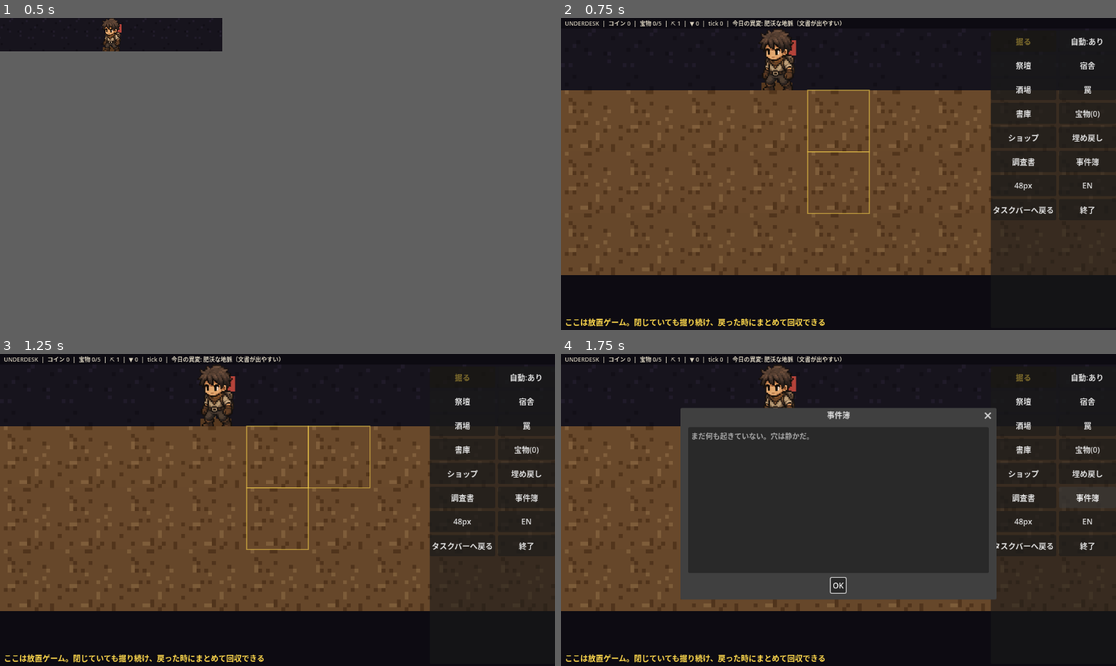
Above: before the commit, frames 1-4 (two rows, left to right).
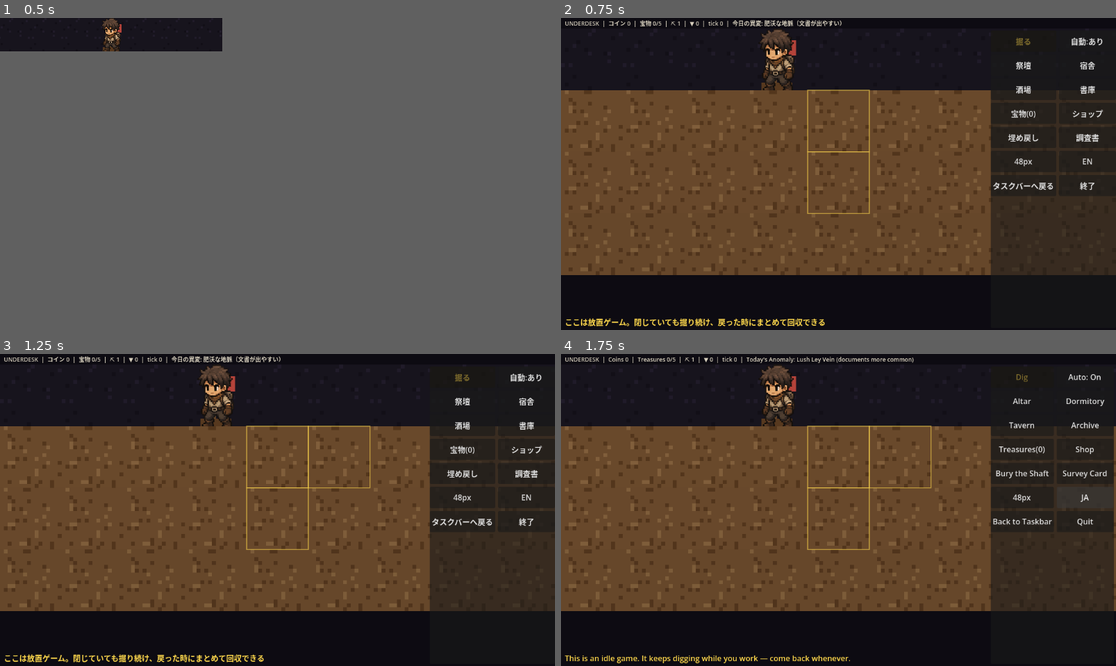
Above: after the commit, the same moments.

Repository: jinsei0604/UnderDesk
Game: Godot game, scene res://src/ui/main.tscn
The game is run twice, just before and just after one commit, with the same random seed, the same clock (stepped at 60 frames per second) and the same inputs.
Inputs (mouse positions are in pixels of both pictures, inside the frame that each line leads up to):
- Up to frame 1 (0.5 s): no input
- Up to frame 2 (0.75 s): tap Enter at 0.5 s; drag from (672, 33) to (694, 27) at 0.52 s
- Up to frame 3 (1.25 s): no input
- Up to frame 4 (1.75 s): click (771, 369) at 1.25 s, where only the run before the commit has a clickable "事件簿"

Frame 1 is identical in both runs. In frame 2, 0.9% of the frame differs, in the area x 77-98%, y 21-63%; in frame 3, 0.9%; in frame 4, 38%, in the area x 0-100%, y 0-100%.

Commit message:
Remove the intruder event system and trap room per design pivot

Diff:
--- a/data/rooms/trap.json
+++ /dev/null
@@ -1,8 +0,0 @@
-{
-	"id": "trap",
-	"name_key": "ROOM_TRAP",
-	"width": 2,
-	"height": 1,
-	"cost": { "gold": 60 },
-	"effect": "defense_add"
-}
--- a/locale/en.csv
+++ b/locale/en.csv
@@ -87,13 +87,6 @@
 DOC_013_BODY,"Yorek quit. To be precise, he stopped coming to morning roll. His pack is still here. His bunk is still h …(272 unchanged characters)…
 DOC_008_TITLE,An Old Letter - II
 DOC_008_BODY,"Dear brother. You will recall I wrote that I cannot read. I can now. I do not remember learning. One morn …(363 unchanged characters)…
-ROOM_TRAP,Trap
-UI_EVENTS,Incidents
-EVENT_INTRUDER_REPELLED,T%d Intruder (str %d / def %d) repelled. Loot +%d coins
-EVENT_INTRUDER_BREACH,T%d Intruder (str %d / def %d) broke through. %d coins
-EVENT_EMPTY,Nothing has happened yet. The hole is quiet.
-UI_INTRUDER_REPELLED,Intruder repelled (+%d coins)
-UI_INTRUDER_BREACH,An intruder stole coins (%d)
 "TUT_HINT_1","This is an idle game. It keeps digging while you work — come back whenever."
 "TUT_HINT_2","Click the strip to open the big window and cash in everything dug up."
 "TUT_HINT_3","Unearthed documents advance the story. Keep collecting — companions will join."
--- a/locale/ja.csv
+++ b/locale/ja.csv
@@ -87,13 +87,6 @@
 DOC_013_BODY,"ヨレクが辞めた。正確には、朝礼に来なくなった。荷物はそのまま、寝床もそのまま、賃金の袋もそのまま。監督は捜索を出さなかった。「下に行った者は、下で雇われている」とだけ言った。冗談だと思って、おれは笑った。誰も笑わなかった。今月から、おれの賃金袋がなぜか二つある。"
 DOC_008_TITLE,古い書簡・二
 DOC_008_BODY,"兄上へ。前の手紙で、おれが字を読めないと書いたのを覚えているだろうか。読めるようになった。習った覚えはない。ある朝、目が覚めたら、石板の文字が「ただの音の書き取り」に見えた。みんなもそうなるらしい。古株は「それは坑道の言葉を覚えたんじゃない。おまえの言葉を、向こうが覚えたんだ」と言う。どちらでもいい。給金は良い。ただ、近ごろ夢の中でおれは、兄上への手紙をあの文字で書いている。"
-ROOM_TRAP,罠
-UI_EVENTS,事件簿
-EVENT_INTRUDER_REPELLED,T%d 侵入者（強さ%d／防衛%d）を撃退した。戦利品 +%dコイン
-EVENT_INTRUDER_BREACH,T%d 侵入者（強さ%d／防衛%d）に押し入られた。%dコイン
-EVENT_EMPTY,まだ何も起きていない。穴は静かだ。
-UI_INTRUDER_REPELLED,侵入者を撃退した（+%dコイン）
-UI_INTRUDER_BREACH,侵入者にコインを奪われた（%d）
 TUT_HINT_1,ここは放置ゲーム。閉じていても掘り続け、戻った時にまとめて回収できる
 TUT_HINT_2,小窓をクリックすると大画面が開き、掘った資源をコインに換金できる
 TUT_HINT_3,文書が出土すると物語が進む。集めれば、やがて仲間が加わる
--- a/src/core/constants.gd
+++ b/src/core/constants.gd
@@ -71,20 +71,6 @@
 ## any remain (the collection grows with updates, ~100 items planned).
 const CHEST_COINS: int = 10
 
-## Intruder raids (§5.2): a low-frequency report-style event. No realtime
-## response is asked of the player; traps built in advance decide the
-## outcome, and the result lands in the event log.
-const INTRUDER_INTERVAL_TICKS: int = 30240
-const INTRUDER_STRENGTH_MIN: int = 1
-const INTRUDER_STRENGTH_MAX: int = 4
-## Coins looted from the fallen intruder per point of strength.
-const INTRUDER_REWARD_PER_STRENGTH: int = 15
-## Coins an unstopped intruder makes off with, per point of strength
-## (capped by what the hoard actually holds — never goes negative).
-const INTRUDER_THEFT_PER_STRENGTH: int = 20
-## Event log entries kept in the save (oldest dropped first).
-const EVENT_LOG_MAX: int = 20
-
 const MINION_DIG_POWER: int = 1
 ## The protagonist digs alone at first; story companions join later.
 const INITIAL_MINION_COUNT: int = 1
--- a/src/core/sim.gd
+++ b/src/core/sim.gd
@@ -7,7 +7,6 @@
 signal document_discovered(doc_id: String)
 signal item_found(item_id: String)
 signal companion_joined(companion_id: String)
-signal intruder_raid(entry: Dictionary)
 
 var tick_count: int = 0
 var grid: UDGrid
@@ -46,9 +45,6 @@
 var crystals: int = 0
 var perma: Dictionary = {}  # id -> { "level": int, "effect": String }
 var resets: int = 0
-## Replay-style report of things that happened while nobody watched
-## (§5.2 intruders). Newest last; capped at UD.EVENT_LOG_MAX entries.
-var event_log: Array[Dictionary] = []
 var _rng := RandomNumberGenerator.new()
 
 
@@ -88,7 +84,6 @@
 	for minion in minions:
 		_step_minion(minion)
 	_check_companion_joins()
-	_check_intruder()
 
 
 ## Story progression: companions join when enough documents have been
@@ -103,50 +98,6 @@
 			companions.append(id)
 			minions.append(UDMinion.create(minions.size(), UD.DEPOT_POS))
 			companion_joined.emit(id)
-
-
-## Traps built in advance are the whole defence (§5.2: no realtime
-## response). Shop/perma effects with defense_add stack in for free.
-func defense() -> int:
-	var total := 0
-	for room in rooms:
-		if str(room.get("effect", "")) == "defense_add":
-			total += 1
-	total += UDSim._effect_levels_in(upgrades, "defense_add")
-	total += UDSim._effect_levels_in(perma, "defense_add")
-	return total
-
-
-## Weekly-ish raid resolved inside the tick, so offline catch-up and
-## realtime produce the identical log. A repelled intruder drops loot;
-## one that gets through steals coins (never below zero).
-func _check_intruder() -> void:
-	if tick_count % UD.INTRUDER_INTERVAL_TICKS != 0:
-		return
-	var strength := _rng.randi_range(
-		UD.INTRUDER_STRENGTH_MIN, UD.INTRUDER_STRENGTH_MAX
-	)
-	var guard := defense()
-	var repelled := guard >= strength
-	var coins_delta: int
-	if repelled:
-		coins_delta = strength * UD.INTRUDER_REWARD_PER_STRENGTH
-	else:
-		var theft := (strength - guard) * UD.INTRUDER_THEFT_PER_STRENGTH
-		coins_delta = -mini(theft, int(inventory.get(UD.RES_GOLD, 0)))
-	inventory[UD.RES_GOLD] = int(inventory.get(UD.RES_GOLD, 0)) + coins_delta
-	var entry := {
-		"kind": "intruder",
-		"tick": tick_count,
-		"strength": strength,
-		"defense": guard,
-		"repelled": repelled,
-		"coins": coins_delta,
-	}
-	event_log.append(entry)
-	while event_log.size() > UD.EVENT_LOG_MAX:
-		event_log.pop_front()
-	intruder_raid.emit(entry)
 
 
 ## Generates dig jobs from the current policy so play continues unattended.
@@ -637,7 +588,6 @@
 		"crystals": crystals,
 		"perma": perma.duplicate(true),
 		"resets": resets,
-		"event_log": event_log.duplicate(true),
 	}
 
 
@@ -698,17 +648,6 @@
 			"effect": str(entry.get("effect", "")),
 		}
 	sim.resets = int(d.get("resets", 0))
-	# JSON turns ints into floats: normalize event entries on the way in.
-	for entry_var: Variant in d.get("event_log", []) as Array:
-		var entry := entry_var as Dictionary
-		sim.event_log.append({
-			"kind": str(entry.get("kind", "intruder")),
-			"tick": int(entry.get("tick", 0)),
-			"strength": int(entry.get("strength", 0)),
-			"defense": int(entry.get("defense", 0)),
-			"repelled": bool(entry.get("repelled", false)),
-			"coins": int(entry.get("coins", 0)),
-		})
 	# v3 -> v4: the minion crew becomes protagonist + story companions.
 	# Rebuild the party and release job claims held by removed workers;
 	# companions re-join on the next ticks from the document count.
--- a/src/ui/main.gd
+++ b/src/ui/main.gd
@@ -114,9 +114,6 @@
 var _prestige_good_ids: Array[String] = []
 var _card_button: Button
 var _card_dialog: AcceptDialog
-var _events_button: Button
-var _events_dialog: AcceptDialog
-var _events_list: ItemList
 
 @onready var tick_timer: Timer = $TickTimer
 @onready var autosave_timer: Timer = $AutosaveTimer
@@ -155,6 +152,13 @@
 			payload["sim"], strata_db, item_db.all_ids(), companion_defs,
 			doc_db.conditions_by_id()
 		)
+	# Rooms whose definitions were removed from data/ (e.g. the retired
+	# trap room) must not crash the draw loop: drop them from the save.
+	var kept_rooms: Array[Dictionary] = []
+	for room in sim.rooms:
+		if room_db.has_room(str(room["id"])):
+			kept_rooms.append(room)
+	sim.rooms = kept_rooms
 	_connect_sim_signals()
 	if not payload.is_empty():
 		offline_ticks_applied = UDOffline.elapsed_ticks(
@@ -181,7 +185,6 @@
 	_build_treasure_dialog()
 	_build_shop_dialog()
 	_build_prestige_dialog()
-	_build_events_dialog()
 	_refresh_button_texts()
 	_apply_window_mode()
 	queue_redraw()
@@ -263,15 +266,6 @@
 func _connect_sim_signals() -> void:
 	sim.document_discovered.connect(_on_document_discovered)
 	sim.companion_joined.connect(_on_companion_joined)
-	sim.intruder_raid.connect(_on_intruder_raid)
-
-
-func _on_intruder_raid(entry: Dictionary) -> void:
-	var key := "UI_INTRUDER_REPELLED" if bool(entry["repelled"]) \
-		else "UI_INTRUDER_BREACH"
-	_tally_text = locale.text(key) % int(entry["coins"])
-	_tally_until_tick = sim.tick_count + TALLY_SHOW_TICKS * 2
-	queue_redraw()
 
 
 func _on_document_discovered(doc_id: String) -> void:
@@ -736,8 +730,6 @@
 	grid.add_child(_prestige_button)
 	_card_button = _make_button("", _generate_survey_card)
 	grid.add_child(_card_button)
-	_events_button = _make_button("", _open_events)
-	grid.add_child(_events_button)
 	_height_button = _make_button("", _cycle_height)
 	grid.add_child(_height_button)
 	_locale_button = _make_button("", _toggle_locale)
@@ -803,7 +795,6 @@
 	_perma_buy_button.text = locale.text("UI_BUY")
 	_bury_button.text = locale.text("UI_PRESTIGE_DO")
 	_card_button.text = locale.text("UI_CARD")
-	_events_button.text = locale.text("UI_EVENTS")
 	_locale_button.text = _next_locale_code().to_upper()
 	_quit_button.text = locale.text("UI_QUIT")
 	_refresh_archive_button()
@@ -896,42 +887,6 @@
 	_archive_dialog.card_selected.connect(_on_archive_card_selected)
 	_archive_dialog.back_pressed.connect(_show_archive_series_shelf)
 	add_child(_archive_dialog)
-
-
-func _build_events_dialog() -> void:
-	_events_dialog = AcceptDialog.new()
-	_events_dialog.title = locale.text("UI_EVENTS")
-	_events_dialog.min_size = Vector2i(640, 360)
-	_events_list = ItemList.new()
-	_events_list.custom_minimum_size = Vector2(600, 300)
-	_events_list.add_theme_font_size_override("font_size", 15)
-	_events_list.icon_mode = ItemList.ICON_MODE_LEFT
-	_events_list.fixed_icon_size = Vector2i(UDArtLibrary.PLACEHOLDER_ICON_SIZE, UDArtLibrary.PLACEHOLDER_ICON_SIZE)
-	_events_dialog.add_child(_events_list)
-	add_child(_events_dialog)
-
-
-## Replay-style report (§5.2): the raid already resolved inside the sim;
-## this only retells it. Newest entries first.
-func _open_events() -> void:
-	if settings.resident_mode:
-		_expand()
-	_events_list.clear()
-	for i in range(sim.event_log.size() - 1, -1, -1):
-		var entry: Dictionary = sim.event_log[i]
-		var repelled := bool(entry["repelled"])
-		var key := "EVENT_INTRUDER_REPELLED" if repelled else "EVENT_INTRUDER_BREACH"
-		var icon := art.placeholder_icon(
-			"intruder_repelled" if repelled else "intruder_breach", "rune"
-		)
-		_events_list.add_item(locale.text(key) % [
-			int(entry["tick"]), int(entry["strength"]),
-			int(entry["defense"]), int(entry["coins"]),
-		], icon)
-	if sim.event_log.is_empty():
-		_events_list.add_item(locale.text("EVENT_EMPTY"))
-	_events_dialog.title = locale.text("UI_EVENTS")
-	_events_dialog.popup_centered()
 
 
 func _build_treasure_dialog() -> void:
--- a/tests/core/test_intruders.gd
+++ /dev/null
@@ -1,135 +0,0 @@
-extends GutTest
-## Intruder raids (§5.2): resolved deterministically inside the tick,
-## decided by traps built in advance, reported through the event log.
-## The player is never asked to respond in realtime.
-
-
-func _sim(rng_seed: int = 3) -> UDSim:
-	return UDSim.new_game(UDTestFixtures.strata(), rng_seed)
-
-
-func _trap_def() -> Dictionary:
-	return {
-		"id": "trap",
-		"name_key": "ROOM_TRAP",
-		"width": 2,
-		"height": 1,
-		"cost": {"gold": 60},
-		"effect": "defense_add",
-	}
-
-
-func _build_trap(sim: UDSim, x: int) -> void:
-	sim.inventory[UD.RES_GOLD] = int(sim.inventory.get(UD.RES_GOLD, 0)) + 60
-	for dx in 2:
-		sim.grid.set_terrain(Vector2i(x + dx, 1), UD.Terrain.AIR)
-	assert_true(sim.build_room(_trap_def(), Vector2i(x, 1)), "trap built")
-
-
-func test_no_raid_before_the_interval() -> void:
-	var sim := _sim()
-	sim.dig_policy = UD.DigPolicy.NONE
-	sim.advance(100)
-	assert_eq(sim.event_log.size(), 0)
-
-
-func test_raid_fires_on_the_interval_and_is_logged() -> void:
-	var sim := _sim()
-	sim.dig_policy = UD.DigPolicy.NONE
-	sim.tick_count = UD.INTRUDER_INTERVAL_TICKS - 1
-	sim.advance(1)
-	assert_eq(sim.event_log.size(), 1)
-	var entry: Dictionary = sim.event_log[0]
-	assert_eq(str(entry["kind"]), "intruder")
-	assert_eq(int(entry["tick"]), UD.INTRUDER_INTERVAL_TICKS)
-	assert_between(int(entry["strength"]),
-		UD.INTRUDER_STRENGTH_MIN, UD.INTRUDER_STRENGTH_MAX)
-
-
-func test_traps_raise_defense() -> void:
-	var sim := _sim()
-	assert_eq(sim.defense(), 0)
-	_build_trap(sim, 2)
-	_build_trap(sim, 6)
-	assert_eq(sim.defense(), 2)
-
-
-func test_full_defense_always_repels_and_pays_loot() -> void:
-	var sim := _sim()
-	sim.dig_policy = UD.DigPolicy.NONE
-	for i in UD.INTRUDER_STRENGTH_MAX:
-		_build_trap(sim, 2 + i * 3)
-	var coins_before := int(sim.inventory[UD.RES_GOLD])
-	sim.tick_count = UD.INTRUDER_INTERVAL_TICKS - 1
-	sim.advance(1)
-	var entry: Dictionary = sim.event_log[0]
-	assert_true(bool(entry["repelled"]))
-	assert_gt(int(entry["coins"]), 0)
-	assert_eq(int(sim.inventory[UD.RES_GOLD]), coins_before + int(entry["coins"]))
-
-
-func test_breach_never_steals_below_zero() -> void:
-	var sim := _sim()
-	sim.dig_policy = UD.DigPolicy.NONE
-	sim.inventory[UD.RES_GOLD] = 5
-	sim.tick_count = UD.INTRUDER_INTERVAL_TICKS - 1
-	sim.advance(1)
-	var entry: Dictionary = sim.event_log[0]
-	assert_false(bool(entry["repelled"]), "no traps: strength >= 1 wins")
-	assert_gte(int(sim.inventory[UD.RES_GOLD]), 0)
-	assert_eq(int(sim.inventory[UD.RES_GOLD]), 5 + int(entry["coins"]))
-
-
-func test_log_is_capped() -> void:
-	var sim := _sim()
-	for i in UD.EVENT_LOG_MAX + 5:
-		sim.tick_count = UD.INTRUDER_INTERVAL_TICKS * (i + 1)
-		sim._check_intruder()
-	assert_eq(sim.event_log.size(), UD.EVENT_LOG_MAX)
-	assert_eq(
-		int(sim.event_log[-1]["tick"]),
-		UD.INTRUDER_INTERVAL_TICKS * (UD.EVENT_LOG_MAX + 5),
-		"newest entry kept"
-	)
-
-
-func test_raids_are_deterministic() -> void:
-	var a := _sim(17)
-	var b := _sim(17)
-	for sim: UDSim in [a, b]:
-		sim.dig_policy = UD.DigPolicy.DOWN
-		sim.tick_count = UD.INTRUDER_INTERVAL_TICKS - 5
-		sim.advance(10)
-	assert_eq(JSON.stringify(a.to_dict()), JSON.stringify(b.to_dict()))
-
-
-func test_event_log_survives_roundtrip() -> void:
-	var sim := _sim()
-	sim.tick_count = UD.INTRUDER_INTERVAL_TICKS
-	sim._check_intruder()
-	var restored := UDSim.from_dict(
-		JSON.parse_string(JSON.stringify(sim.to_dict())), UDTestFixtures.strata()
-	)
-	assert_eq(restored.event_log.size(), 1)
-	assert_eq(restored.event_log[0], sim.event_log[0], "ints stay ints")
-
-
-func test_old_saves_without_event_log_load_clean() -> void:
-	var sim := _sim()
-	var d := sim.to_dict()
-	d.erase("event_log")
-	var restored := UDSim.from_dict(
-		JSON.parse_string(JSON.stringify(d)), UDTestFixtures.strata()
-	)
-	assert_eq(restored.event_log.size(), 0)
-
-
-func test_trap_room_file_loads_and_translates() -> void:
-	var rooms := UDRoomDB.load_from_dir("res://data/rooms")
-	assert_true(rooms.has_room("trap"))
-	var def := rooms.get_room("trap")
-	assert_eq(str(def["effect"]), "defense_add")
-	for code: String in UD.SUPPORTED_LOCALES:
-		var locale := UDLocale.load_locale(code)
-		assert_ne(locale.text(def["name_key"]), def["name_key"],
-			"%s trap name translated" % code)
Binary file changed: locale/en.text.translation
Binary file changed: locale/ja.text.translation
Not shown, removed: tests/core/test_intruders.gd.uid
